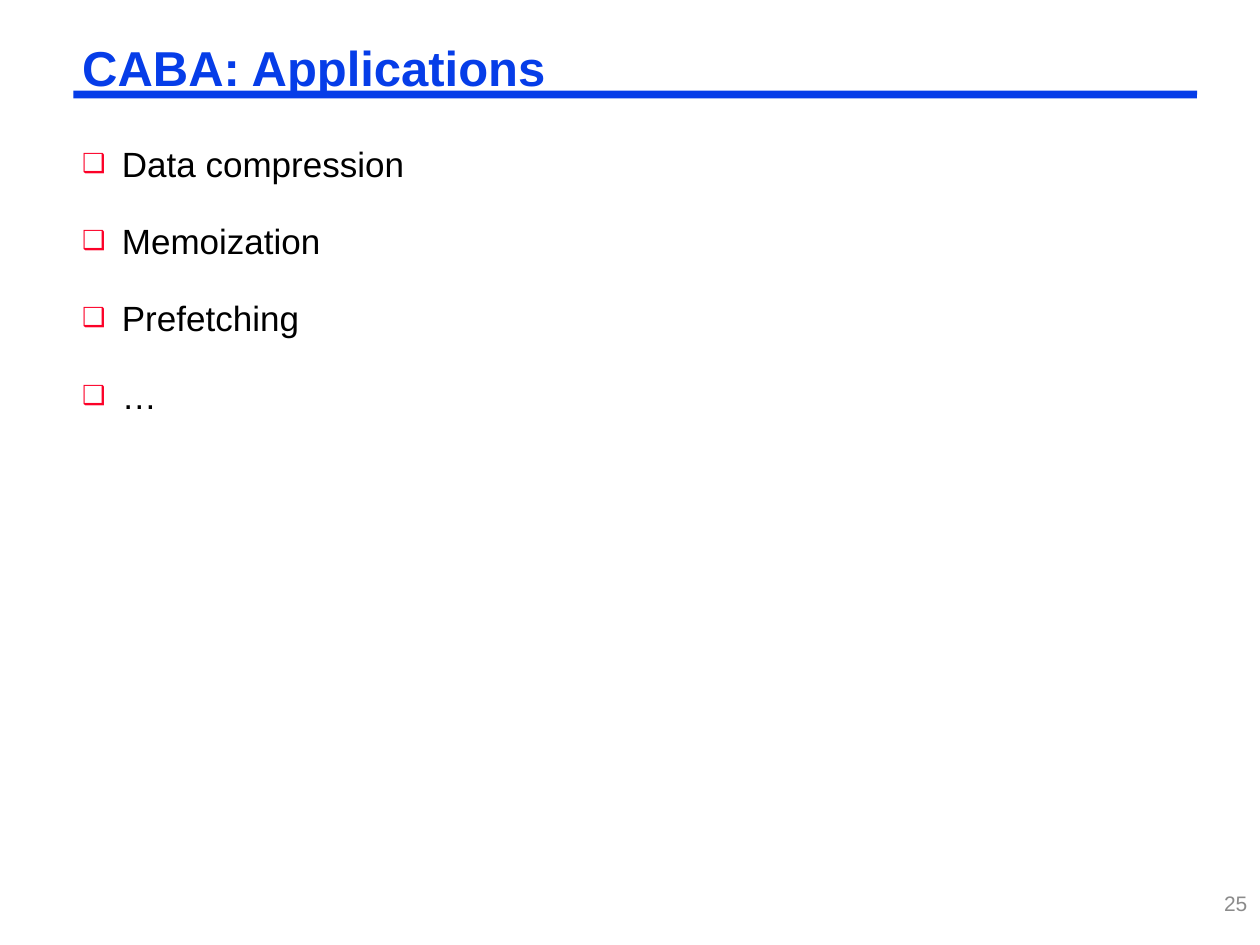
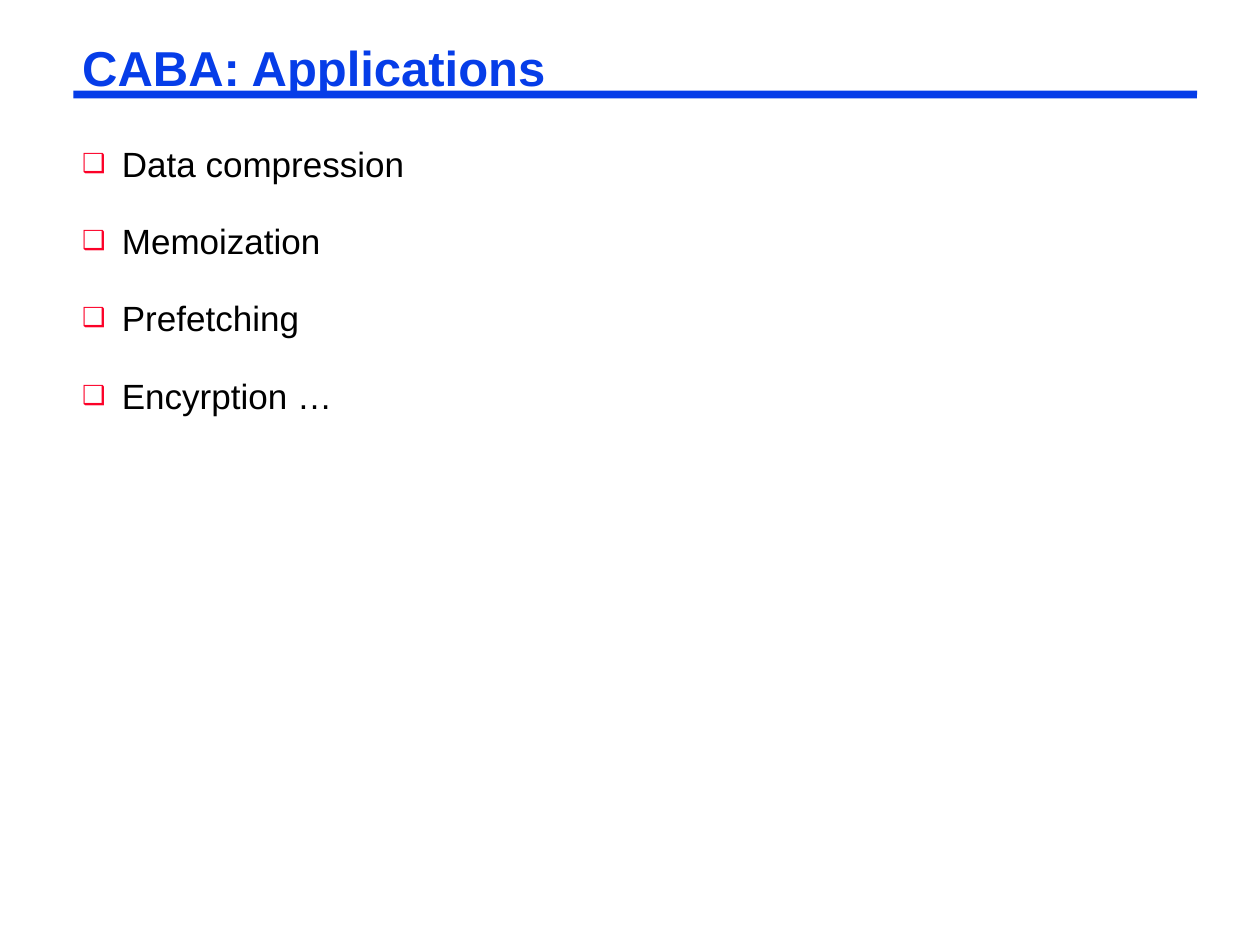
Before and after one commit to adwaitjog/adwaitjog.github.io, a slide deck: slide 25 of teach/acaces2018/acaces-2018-slides-lecture-3.pptx. Drawn at 1260x945 pixels with LibreOffice and Linux fonts; fonts in the diff are those of the drawing. Boxes give left, top, right and bottom in pixels: in the first picture for what was removed or moved away, otherwise in the second. Text is boxed around its words. In the diff, an @@ line names an element or a change of style, - is before the commit and + after.

```diff
--- a/teach/acaces2018/acaces-2018-slides-lecture-3.pptx
+++ b/teach/acaces2018/acaces-2018-slides-lecture-3.pptx
@@ text at <box>122,383,287,416</box>: text changed @@
-❑ …
+❑ Encyrption …
@@ page number removed at <box>1224,896,1247,911</box> @@
-25
```
Also in this commit, not shown: 26 other slides changed, 10 slides removed, 20 other files.
